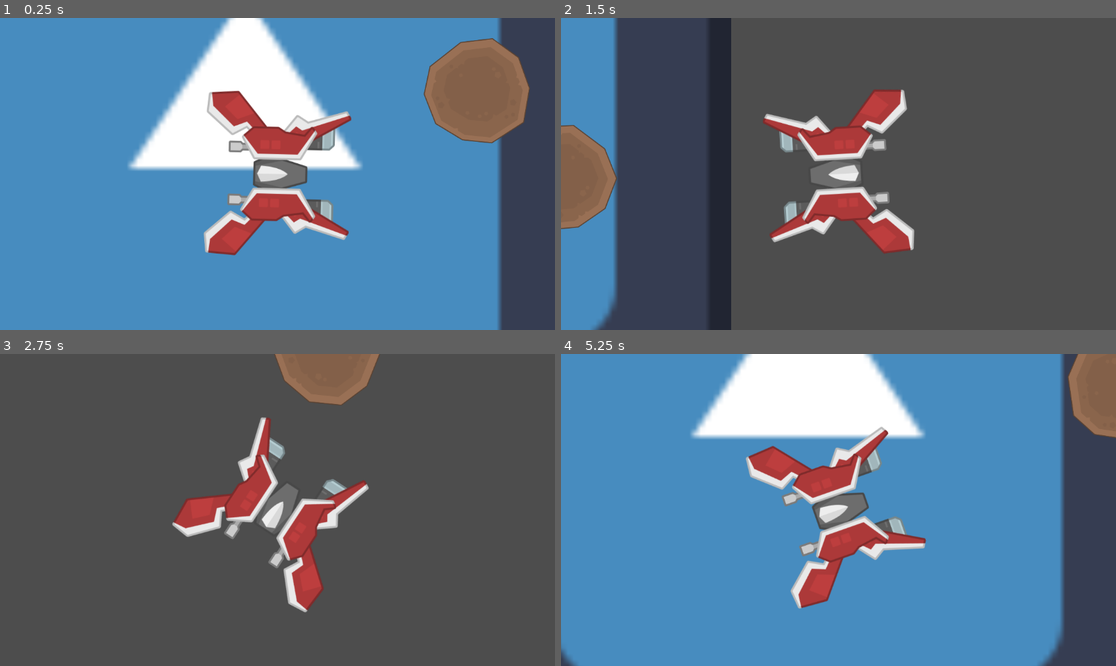
Above: before the commit, frames 1-4 (two rows, left to right).
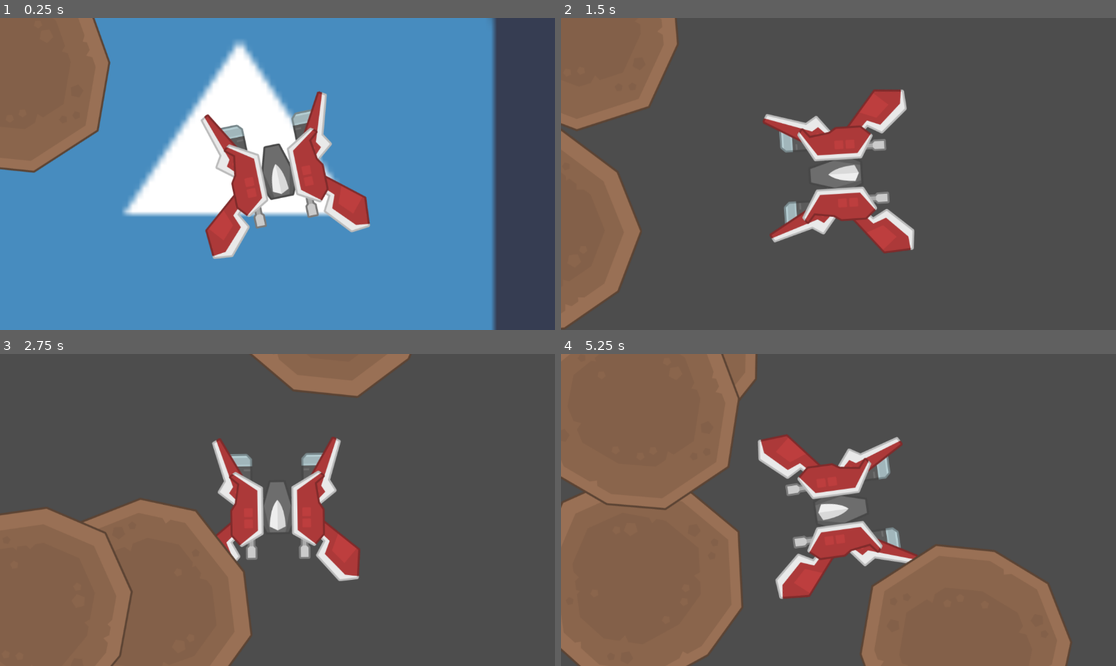
Above: after the commit, the same moments.

Repository: oskogstad/Pentasteroids2
Game: Godot game, scene res://main.tscn
The game is run twice, just before and just after one commit, with the same random seed, the same clock (stepped at 60 frames per second) and the same inputs. The engine's default icon, where the game draws it, is replaced by a stand-in: a white triangle on a blue panel in a dark square.
Inputs (mouse positions are in pixels of both pictures, inside the frame that each line leads up to):
- Up to frame 1 (0.25 s): no input
- Up to frame 2 (1.5 s): move the mouse to (960, 158) at 0.52 s; hold D (move_right) 0.53-1.28 s; hold 0 0.53-1.28 s; move the mouse to (727, 189) at 1.27 s; hold S (move_backward) from 1.28 s (still down); tap 0 at 1.35 s
- Up to frame 3 (2.75 s): move the mouse to (333, 441) at 2.02 s; release S (move_backward) at 2.03 s; hold D (move_right) from 2.03 s (still down); hold 0 from 2.03 s (still down)
- Up to frame 4 (5.25 s): move the mouse to (810, 572) at 2.77 s; release D (move_right) at 2.78 s; release 0 at 2.78 s; hold W (move_forward) 2.78-3.53 s; tap 0 at 2.85, 4.35 s; move the mouse to (1005, 556) at 3.52 s; hold 0 3.53-4.28 s; hold A (move_left) 3.53-5.03 s; move the mouse to (672, 463) at 4.27 s; move the mouse to (866, 510) at 5.02 s; hold S (move_backward) from 5.03 s (still down); hold 0 from 5.03 s (still down)

The runs differ from the first frame. In frame 1, 31% of the frame differs, in the area x 0-96%, y 0-100%; in frame 2, 16%; in frame 3, 30%; in frame 4, 90%, in the area x 0-100%, y 0-100%.

Commit message:
Add meteor spawner

Diff:
--- /dev/null
+++ b/MeteorSpawner.gd
@@ -0,0 +1,14 @@
+extends Timer
+
+func _ready():
+	spawn_meteor()
+
+func spawn_meteor():
+	var Meteor = load("res://meteor.tscn")
+	var instance = Meteor.instantiate()
+	add_child(instance)
+
+func _on_timeout():
+	spawn_meteor()
+	print("timer done")
+	wait_time = randi_range(1, 3) # Replace with function body.
--- a/main.tscn
+++ b/main.tscn
@@ -1,24 +1,21 @@
-[gd_scene load_steps=5 format=3 uid="uid://bdcisqexwvepd"]
+[gd_scene load_steps=4 format=3 uid="uid://bdcisqexwvepd"]
 
 [ext_resource type="Texture2D" uid="uid://b0tgp1v3c3tvi" path="res://icon.svg" id="1_211rm"]
+[ext_resource type="Script" path="res://MeteorSpawner.gd" id="3_6jscr"]
 [ext_resource type="PackedScene" uid="uid://i02msisvu2wp" path="res://player.tscn" id="4_gw4o8"]
-[ext_resource type="Script" path="res://scripts/meteor.gd" id="4_ng7qe"]
-[ext_resource type="Texture2D" uid="uid://cfs3h8s3ox42b" path="res://sprites/meteor_1.png" id="4_vpnb0"]
 
-[node name="Node2D" type="Node2D"]
+[node name="MainGameNode" type="Node2D"]
 scale = Vector2(0.5, 0.5)
 
-[node name="GodotRobot" type="Sprite2D" parent="."]
+[node name="Background" type="Sprite2D" parent="."]
 scale = Vector2(24, 24)
 texture = ExtResource("1_211rm")
 
-[node name="Meteor" type="CharacterBody2D" parent="."]
-script = ExtResource("4_ng7qe")
+[node name="Player" parent="." instance=ExtResource("4_gw4o8")]
 
-[node name="Sprite2D" type="Sprite2D" parent="Meteor"]
-texture = ExtResource("4_vpnb0")
+[node name="MeteorSpawner" type="Timer" parent="."]
+process_callback = 0
+autostart = true
+script = ExtResource("3_6jscr")
 
-[node name="CollisionPolygon2D" type="CollisionPolygon2D" parent="Meteor"]
-polygon = PackedVector2Array(19, -220.8, 19, -219.4, 124, -180.4, 124, -179.2, 135, -173.2, 135, -170.5, 211, -61.6, 211, -53, 220, 36.1, 220, 88, 113.9, 206, 107.3, 206, 19.9, 221, -25, 221, -138, 187.5, -138, 185.7, -205, 96.7, -205, 94.8, -218, 78.7, -218, 64, -220, 8.5, -220, -47, -122, -177, -118.5, -177, -9, -221, 16.7, -221)
-
-[node name="Player" parent="." instance=ExtResource("4_gw4o8")]
+[connection signal="timeout" from="MeteorSpawner" to="MeteorSpawner" method="_on_timeout"]
--- /dev/null
+++ b/meteor.tscn
@@ -0,0 +1,13 @@
+[gd_scene load_steps=3 format=3 uid="uid://bpprbs2wdlu84"]
+
+[ext_resource type="Script" path="res://scripts/meteor.gd" id="1_p51iv"]
+[ext_resource type="Texture2D" uid="uid://cfs3h8s3ox42b" path="res://sprites/meteor_1.png" id="2_owkw1"]
+
+[node name="Meteor" type="CharacterBody2D"]
+script = ExtResource("1_p51iv")
+
+[node name="Sprite2D" type="Sprite2D" parent="."]
+texture = ExtResource("2_owkw1")
+
+[node name="CollisionPolygon2D" type="CollisionPolygon2D" parent="."]
+polygon = PackedVector2Array(19, -220.8, 19, -219.4, 124, -180.4, 124, -179.2, 135, -173.2, 135, -170.5, 211, -61.6, 211, -53, 220, 36.1, 220, 88, 113.9, 206, 107.3, 206, 19.9, 221, -25, 221, -138, 187.5, -138, 185.7, -205, 96.7, -205, 94.8, -218, 78.7, -218, 64, -220, 8.5, -220, -47, -122, -177, -118.5, -177, -9, -221, 16.7, -221)
--- a/scripts/meteor.gd
+++ b/scripts/meteor.gd
@@ -1,8 +1,6 @@
 extends CharacterBody2D
 
 var MAX_SPEED: int = 400
-var speed_x: float = 0
-var speed_y:  float = 0
 
 enum StartingEdge { Top, Bottom, Left, Right }
 
